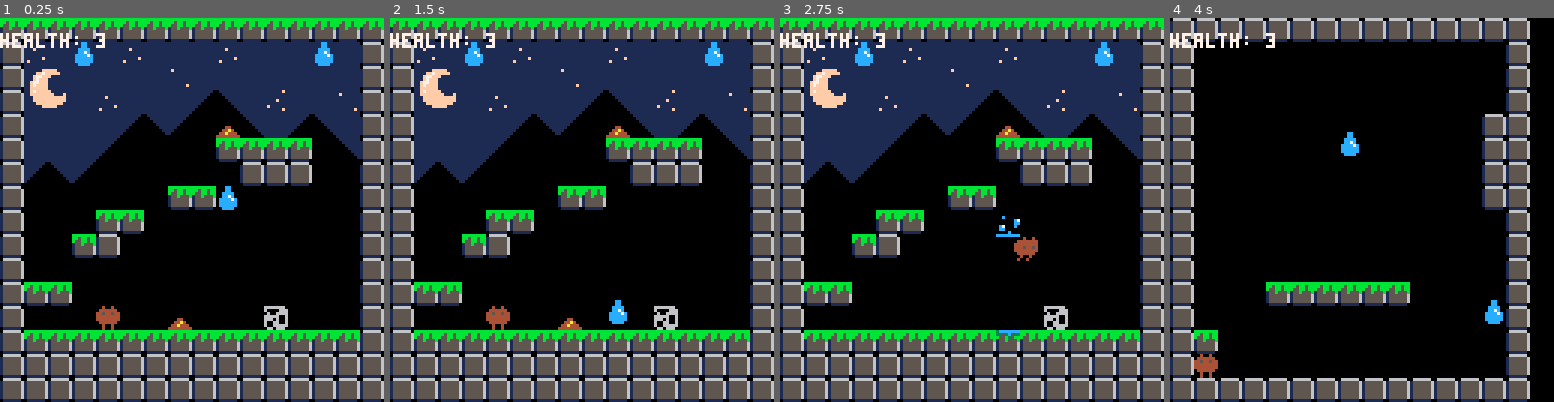
Above: before the commit, frames 1-4 (left to right).
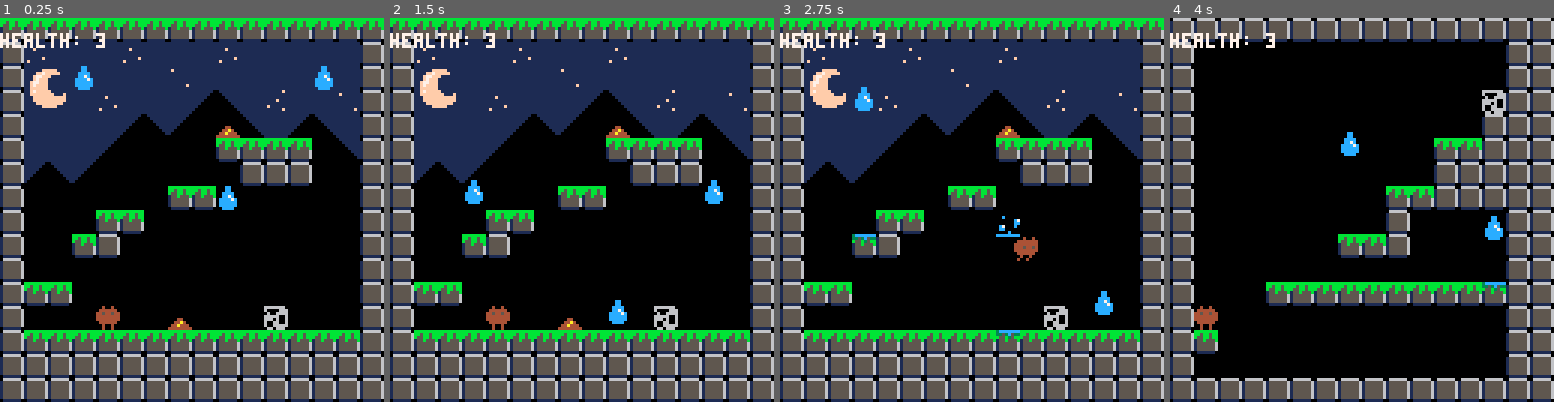
Above: after the commit, the same moments.

Repository: Mackain/ldjam45
Game: PICO-8 cartridge poopsim.p8
Two runs of this game, one before a commit and one after it. Both use one fixed random seed, a clock stepped at 60 frames per second and the inputs below.
Inputs:
- Up to frame 1 (0.25 s): no input
- Up to frame 2 (1.5 s): no input
- Up to frame 3 (2.75 s): hold Right 1.6-2.1 s; hold Up 2.15-2.42 s; hold Right from 2.47 s (still down)
- Up to frame 4 (4 s): release Right at 3.03 s; hold Left 3.08-3.58 s

The runs differ from the first frame. In frame 1, 0.8% of the frame differs, in the area x 19-87%, y 6-19%; in frame 2, 0.8%; in frame 3, 0.9%; in frame 4, 13%, in the area x 6-100%, y 0-100%.

Commit message:
new dark souls level

Diff:
--- a/poopsim.p8
+++ b/poopsim.p8
@@ -49,10 +49,12 @@
 
     offset = 8
     drop_sprite = 192
+    drop_sprite_2 = 224
     poop_sprite = 64
     wet_floor = 003
     dry_floor = 002
     blank_sprite = 48
+    sky_sprite = 47
     drop_anim_speed = 3
     map_settings = {start_x = 0, start_y = 0, width = 16, height=16}
 
@@ -69,9 +71,14 @@
         for x=map_settings.start_x, max_x ,1
         do
             sprite = mget(x,y)
-            if sprite == drop_sprite then
+            if sprite == drop_sprite or sprite == drop_sprite_2 then
                 add(drops, create_drop(x%16*8,y%16*8))
-                mset(x,y,blank_sprite)
+
+                if(sprite == drop_sprite) then
+                    mset(x,y,blank_sprite)
+                else
+                    mset(x,y,sky_sprite)
+                end
             end
             if sprite == poop_sprite then
                 player.x = x%16*8
@@ -846,22 +853,22 @@
 0080020302000000000000000000000000000000000000000000000000000000000000000000000000000000000000000000000000000000000000000000000000000000000000000000000000000000000000000000000000000000000000000000000000000000000000000000000000000000000000000000000000000000
 0000000000000000000000000000000000000000000000000000000000000000000000000000000000000000000000000000000000000000000000000000000001000000000000000000000000000000040404000000000000000000000000000100000000000000000000000000000000000000000000000000000000000000
 __map__
-0202020202020202020202020202020204040404040404040404040404040400000000000000000000000000000000000000000000000000000000000000000000000000000000000000000000000000000000000000000000000000000000000000000000000000000000000000000000000000000000000000000000000000
-040e1fe01f0e1f1f1f0e1f1f1fe01f0404000000000000c00000000000000400000000000000000000000000000000000000000000000000000000000000000000000000000000000000000000000000000000000000000000000000000000000000000000000000000000000000000000000000000000000000000000000000
-040c0d1f1f1f1f0f1f1f1f1f1f1f1f0404000000000000000000000000000400000000000000000000000000000000000000000000000000000000000000000000000000000000000000000000000000000000000000000000000000000000000000000000000000000000000000000000000000000000000000000000000000
-041c1d2e0e2c2d2e3c3d2d1e2f1f0f0404000000000000000000000000000400000000000000000000000000000000000000000000000000000000000000000000000000000000000000000000000000000000000000000000000000000000000000000000000000000000000000000000000000000000000000000000000000
-041f1f3e1f3c3d3c0ad03d1f3c3d1f0404000000000000000000000000040400000000000000000000000000000000000000000000000000000000000000000000000000000000000000000000000000000000000000000000000000000000000000000000000000000000000000000000000000000000000000000000000000
-041f1f1f3c0a0a0a0a020202021b3d0404000000000000000000000000040400000000000000000000000000000000000000000000000000000000000000000000000000000000000000000000000000000000000000000000000000000000000000000000000000000000000000000000000000000000000000000000000000
-043c3d3c0808080808c004040408000404000000000000000000000000040400000000000000000000000000000000000000000000000000000000000000000000000000000000000000000000000000000000000000000000000000000000000000000000000000000000000000000000000000000000000000000000000000
-0408080808080802020808080808000404161616160000000000000000040400000000000000000000000000000000000000000000000000000000000000000000000000000000000000000000000000000000000000000000000000000000000000000000000000000000000000000000000000000000000000000000000000
-0400002602020000000000000000000404000000000000000000000000c00400000000000000000000000000000000000000000000000000000000000000000000000000000000000000000000000000000000000000000000000000000000000000000000000000000000000000000000000000000000000000000000000000
-0400000204000000000000000000000404000000000000000000000000000400000000000000000000000000000000000000000000000000000000000000000000000000000000000000000000000000000000000000000000000000000000000000000000000000000000000000000000000000000000000000000000000000
-0400000000000000000000000000000404000000000000000000000000000400000000000000000000000000000000000000000000000000000000000000000000000000000000000000000000000000000000000000000000000000000000000000000000000000000000000000000000000000000000000000000000000000
-0402020000000000000000000000000404000000020202020202000000000400000000000000000000000000000000000000000000000000000000000000000000000000000000000000000000000000000000000000000000000000000000000000000000000000000000000000000000000000000000000000000000000000
-04070707400707d0070707010707070404000000000000000000000000000400000000000000000000000000000000000000000000000000000000000000000000000000000000000000000000000000000000000000000000000000000000000000000000000000000000000000000000000000000000000000000000000000
-0402020202020202020202020202020404020016000000000000000000000400000000000000000000000000000000000000000000000000000000000000000000000000000000000000000000000000000000000000000000000000000000000000000000000000000000000000000000000000000000000000000000000000
-0404040404040404040404040404040404000040000000000000000000000400000000000000000000000000000000000000000000000000000000000000000000000000000000000000000000000000000000000000000000000000000000000000000000000000000000000000000000000000000000000000000000000000
-0404040404040404040404040404040404040404040404040404040404040400000000000000000000000000000000000000000000000000000000000000000000000000000000000000000000000000000000000000000000000000000000000000000000000000000000000000000000000000000000000000000000000000
+0202020202020202020202020202020204040404040404040404040404040404040404040404040404040404040400000000000000000000000000000000000000000000000000000000000000000000000000000000000000000000000000000000000000000000000000000000000000000000000000000000000000000000
+040e1fe01f0e1f1f1f0e1f1f1fe01f0404000000000000c00000000000000404040000000000000000000004040400000000000000000000000000000000000000000000000000000000000000000000000000000000000000000000000000000000000000000000000000000000000000000000000000000000000000000000
+040c0d1f1f1f1f0f1f1f1f1f1f1f1f040400000000000000000000000000040404000000000000000000c004040400000000000000000000000000000000000000000000000000000000000000000000000000000000000000000000000000000000000000000000000000000000000000000000000000000000000000000000
+041c1d2e0e2c2d2e3c3d2d1e2f1f0f0404000000000000000000000000010404040000000000000000c0c904040400000000000000000000000000000000000000000000000000000000000000000000000000000000000000000000000000000000000000000000000000000000000000000000000000000000000000000000
+041f1f3e1f3c3d3c0ad03d1f3c3d1f04040000000000000000000000000404040400000000000000c0c90004040400000000000000000000000000000000000000000000000000000000000000000000000000000000000000000000000000000000000000000000000000000000000000000000000000000000000000000000
+041f1f1f3c0a0a0a0a020202021b3d040400000000000000000000020204040404000000000000c0c9000004040400000000000000000000000000000000000000000000000000000000000000000000000000000000000000000000000000000000000000000000000000000000000000000000000000000000000000000000
+043c3d3c0808080808c004040408000404000000000000000000000404040404040000000000c000c9000004040400000000000000000000000000000000000000000000000000000000000000000000000000000000000000000000000000000000000000000000000000000000000000000000000000000000000000000000
+04080808080808020208080808080004041616161600000000020204040404040400000000c0000000000004040400000000000000000000000000000000000000000000000000000000000000000000000000000000000000000000000000000000000000000000000000000000000000000000000000000000000000000000
+0400002602020000000000000000000404000000000000000004000000c00404040000c9c000000000000004040400000000000000000000000000000000000000000000000000000000000000000000000000000000000000000000000000000000000000000000000000000000000000000000000000000000000000000000
+04000002040000000000000000000004040000000000000202043000000004040430c9c00000000000000004040400000000000000000000000000000000000000000000000000000000000000000000000000000000000000000000000000000000000000000000000000000000000000000000000000000000000000000000
+040000000000000000000000000000040400000000000000000000000000040404c9c0000000000000000004040400000000000000000000000000000000000000000000000000000000000000000000000000000000000000000000000000000000000000000000000000000000000000000000000000000000000000000000
+040202000000000000000000000000040400000002020202020202020202040404c000f10000000000000004040400000000000000000000000000000000000000000000000000000000000000000000000000000000000000000000000000000000000000000000000000000000000000000000000000000000000000000000
+04070707400707d0070707010707070404400000000000000000000000000404040000000000000000000004040400000000000000000000000000000000000000000000000000000000000000000000000000000000000000000000000000000000000000000000000000000000000000000000000000000000000000000000
+0402020202020202020202020202020404020016000000000000000000000404040000000000000000000004040400000000000000000000000000000000000000000000000000000000000000000000000000000000000000000000000000000000000000000000000000000000000000000000000000000000000000000000
+0404040404040404040404040404040404000030000000000000000000000404040040000000000000000104040400000000000000000000000000000000000000000000000000000000000000000000000000000000000000000000000000000000000000000000000000000000000000000000000000000000000000000000
+0404040404040404040404040404040404040404040404040404040404040404040404040404040404040404040400000000000000000000000000000000000000000000000000000000000000000000000000000000000000000000000000000000000000000000000000000000000000000000000000000000000000000000
 0000000000000000161616000000000000000000000000000000000000000000000000000000000000000000000000000000000000000000000000000000000000000000000000000000000000000000000000000000000000000000000000000000000000000000000000000000000000000000000000000000000000000000
 0000000000001616161600161616000000000000000000000000000000000000000000000000000000000000000000000000000000000000000000000000000000000000000000000000000000000000000000000000000000000000000000000000000000000000000000000000000000000000000000000000000000000000
 1616161616161616161616161616000000000000000000000000000000000000000000000000000000000000000000000000000000000000000000000000000000000000000000000000000000000000000000000000000000000000000000000000000000000000000000000000000000000000000000000000000000000000
